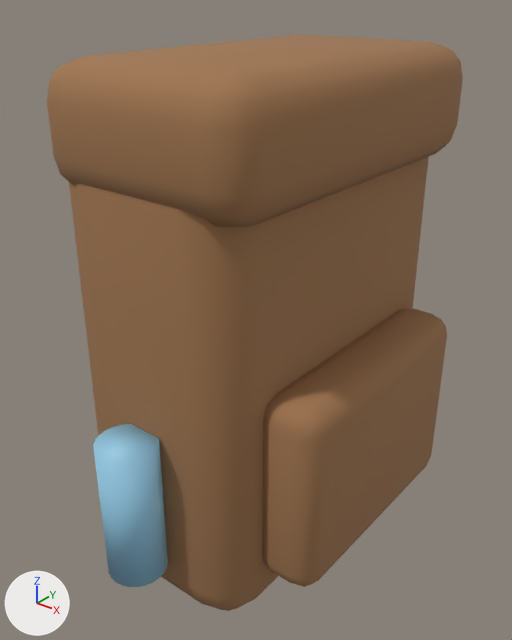
The glTF model SourceArt/Models/SM_BigBackpack.glb: old version first, new version second.
The view is the same before and after, from a 50 mm lens placed at (0.431, -0.555, 0.6), pointed at (-0.004, -0.011, 0.263). Arrows for +X, +Y and +Z are at lower left; the lights stay in place. The picture after the commit comes second. Vertices at exactly the same position are counted once.

In view in the first picture: 'SM_BigBackpack'.
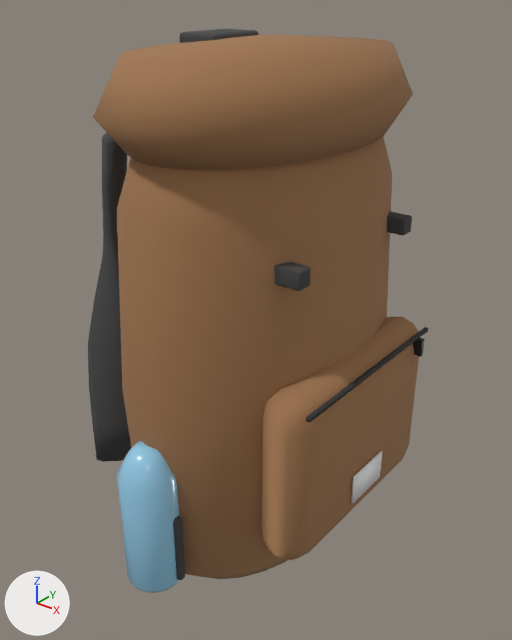
Edits to the bpy script that builds the scene:
```text
Change me_sm_bigbackpack:
    remove me_sm_bigbackpack.from_pydata(...)  # 576 vertices, 1124 faces; spans x -0.127..0.161, y -0.237..0.237, z 0.0..0.541
    add me_sm_bigbackpack.from_pydata(...)  # 1476 vertices, 2884 faces; spans x -0.16..0.146, y -0.214..0.214, z 0.0..0.552
    me_sm_bigbackpack part 1: a new loose piece, a box spanning x 0.136..0.14, y -0.115..0.115, z 0.2453..0.2493, in mat_m_blackpolymer (dark grey #303030)
    me_sm_bigbackpack part 2: the loose piece of 96 vertices spanning x -0.127..-0.102, y 0.09..0.14, z 0.023..0.483 is scaled about its middle by (0.489, 0.104, 0.0413), then moved by (0.255, -0.023, -0.017), in mat_m_steel (dark grey #3f3f42)
    me_sm_bigbackpack part 3: a new loose piece, a box spanning x 0.1393..0.1413, y -0.0288..0.0288, z 0.0978..0.1322, in mat_m_white (white #f3f3f3)
    me_sm_bigbackpack part 4: the loose piece of 96 vertices spanning x -0.104..0.104, y -0.184..0.184, z 0.0..0.517 is rebuilt with 142 vertices and now spans x -0.114..0.114, y -0.184..0.184, z 0.0..0.517
    me_sm_bigbackpack part 5: the loose piece of 96 vertices spanning x -0.127..-0.102, y -0.14..-0.09, z 0.023..0.483 is rebuilt with 90 vertices and now spans x -0.16..-0.09, y -0.143..-0.064, z 0.091..0.461, in mat_m_c_050505_0 (dark grey #454545)
    me_sm_bigbackpack part 6: the loose piece of 96 vertices spanning x -0.105..0.125, y -0.19..0.19, z 0.426..0.541 is rebuilt with 86 vertices and now spans x -0.121..0.121, y -0.185..0.185, z 0.46..0.552
    me_sm_bigbackpack part 7: the loose piece of 96 vertices spanning x 0.092..0.161, y -0.138..0.138, z 0.058..0.264 is rebuilt with 80 vertices and now spans x 0.08..0.138, y -0.126..0.126, z 0.063..0.259
    me_sm_bigbackpack part 8: the loose piece of 48 vertices spanning x -0.03..0.03, y -0.237..-0.177, z 0.063..0.213 is rebuilt with 102 vertices and now spans x -0.03..0.03, y -0.214..-0.154, z 0.034..0.194
    me_sm_bigbackpack part 9: a new loose piece of 96 vertices spanning x -0.115..0.115, y -0.101..-0.083, z 0.359..0.377, in mat_m_c_050505_0 (dark grey #454545)
    me_sm_bigbackpack part 10: a new loose piece of 96 vertices spanning x -0.035..0.035, y -0.183..-0.173, z 0.041..0.12, in mat_m_c_050505_0 (dark grey #454545)
    me_sm_bigbackpack part 11: a new loose piece of 96 vertices spanning x -0.115..0.115, y 0.083..0.101, z 0.359..0.377, in mat_m_c_050505_0 (dark grey #454545)
    me_sm_bigbackpack part 12: a new loose piece of 96 vertices spanning x -0.08..-0.035, y -0.034..0.034, z 0.54..0.552, in mat_m_c_050505_0 (dark grey #454545)
    other edits to the shape of me_sm_bigbackpack do not show in these pictures
    remove me_sm_bigbackpack.materials.append(mat_m_fabric)  # dark grey #595959
    add me_sm_bigbackpack.materials.append(mat_m_blackpolymer)  # dark grey #303030
    add me_sm_bigbackpack.materials.append(mat_m_steel)  # dark grey #3f3f42
    add me_sm_bigbackpack.materials.append(mat_m_c_050505_0)  # dark grey #454545
    add me_sm_bigbackpack.materials.append(mat_m_white)  # white #f3f3f3
```

Boxes [x1, y1, x2, y2] around the edits, measured in the pictures (512 x 640 px; the box of a moved part takes in the faces that stretch with it):
'SM_BigBackpack', reshaped (18% narrower)
    before: [47, 34, 463, 611]
    after: [88, 29, 428, 593]
part 1 of me_sm_bigbackpack, added
    after: [306, 327, 428, 423]
part 2 of me_sm_bigbackpack, moved or reshaped (not visible before)
    after: [413, 337, 425, 357]
part 3 of me_sm_bigbackpack, added
    after: [351, 451, 382, 504]
part 4 of me_sm_bigbackpack, rebuilt (24% narrower)
    before: [69, 157, 429, 611]
    after: [117, 137, 392, 579]
part 5 of me_sm_bigbackpack, rebuilt (not visible before)
    after: [88, 132, 131, 462]
part 6 of me_sm_bigbackpack, rebuilt (23% narrower, 29% shorter)
    before: [47, 34, 463, 227]
    after: [93, 34, 413, 170]
part 7 of me_sm_bigbackpack, rebuilt (15% narrower, 13% shorter)
    before: [262, 309, 447, 587]
    after: [261, 317, 419, 560]
part 8 of me_sm_bigbackpack, rebuilt
    before: [93, 424, 168, 587]
    after: [117, 441, 179, 593]
part 9 of me_sm_bigbackpack, added
    after: [274, 262, 311, 291]
part 10 of me_sm_bigbackpack, added
    after: [173, 516, 185, 580]
part 11 of me_sm_bigbackpack, added
    after: [387, 211, 412, 235]
part 12 of me_sm_bigbackpack, added
    after: [179, 29, 259, 43]
